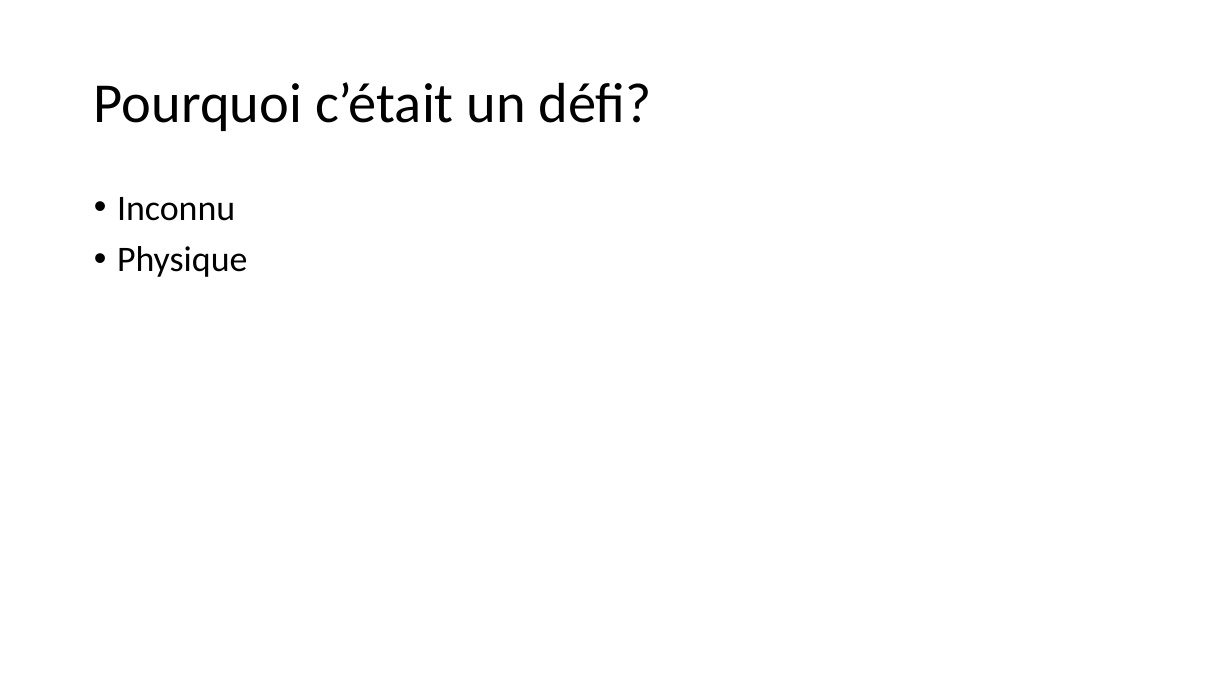
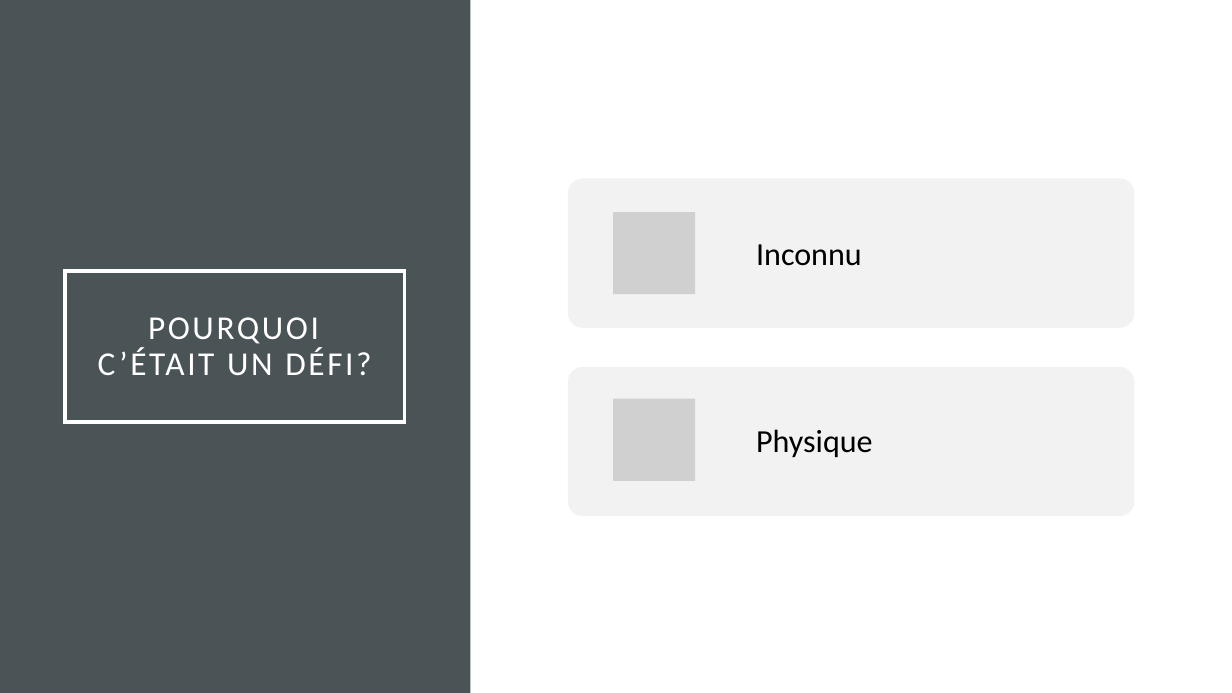
Before and after one commit to 1732956/ESP, a slide deck: slide 3 of Presentations/Défi ESP.pptx. Drawn at 1232x693 pixels with LibreOffice and Linux fonts; fonts in the diff are those of the drawing; grey boxes stand for pictures. Boxes give left, top, right and bottom in pixels: in the first picture for what was removed or moved away, otherwise in the second. Text is boxed around its words. In the diff, an @@ line names an element or a change of style, - is before the commit and + after.

```diff
--- a/Presentations/Défi ESP.pptx
+++ b/Presentations/Défi ESP.pptx
@@ rectangle added at (0,0,470,693), fill #4A5356 @@
@@ text removed at (117,197,247,277) @@
-• Inconnu
-• Physique
@@ title "POURQUOI C’ÉTAIT UN DÉFI?": place and size @@
-title "POURQUOI C’ÉTAIT UN DÉFI?" at (94,82,652,131)
+title "POURQUOI C’ÉTAIT UN DÉFI?" at (65,271,405,422)
@@ title "POURQUOI C’ÉTAIT UN DÉFI?" at (65,271,405,422): outline none to #FFFFFF 2.5 pt @@
@@ title at (98,317,371,375): text changed; size 44 to 26 pt; text colour #000000 to #FFFFFF @@
-Pourquoi c’était un défi?
+POURQUOI C’ÉTAIT UN DÉFI?
@@ group added at (568,178,1135,517): 2 rounded rectangles, 2 pictures, 2 texts @@
+Inconnu
+Physique
```
Also in this commit, not shown: 7 other slides changed, 1 other file.
